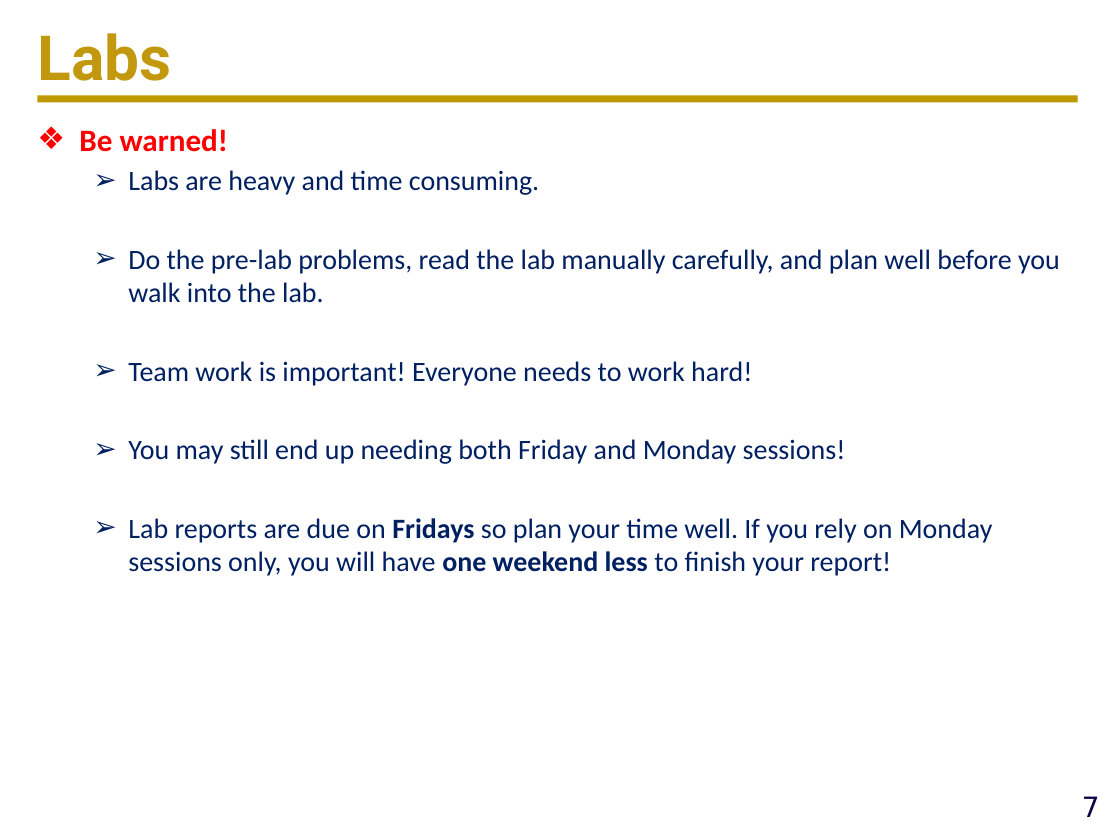
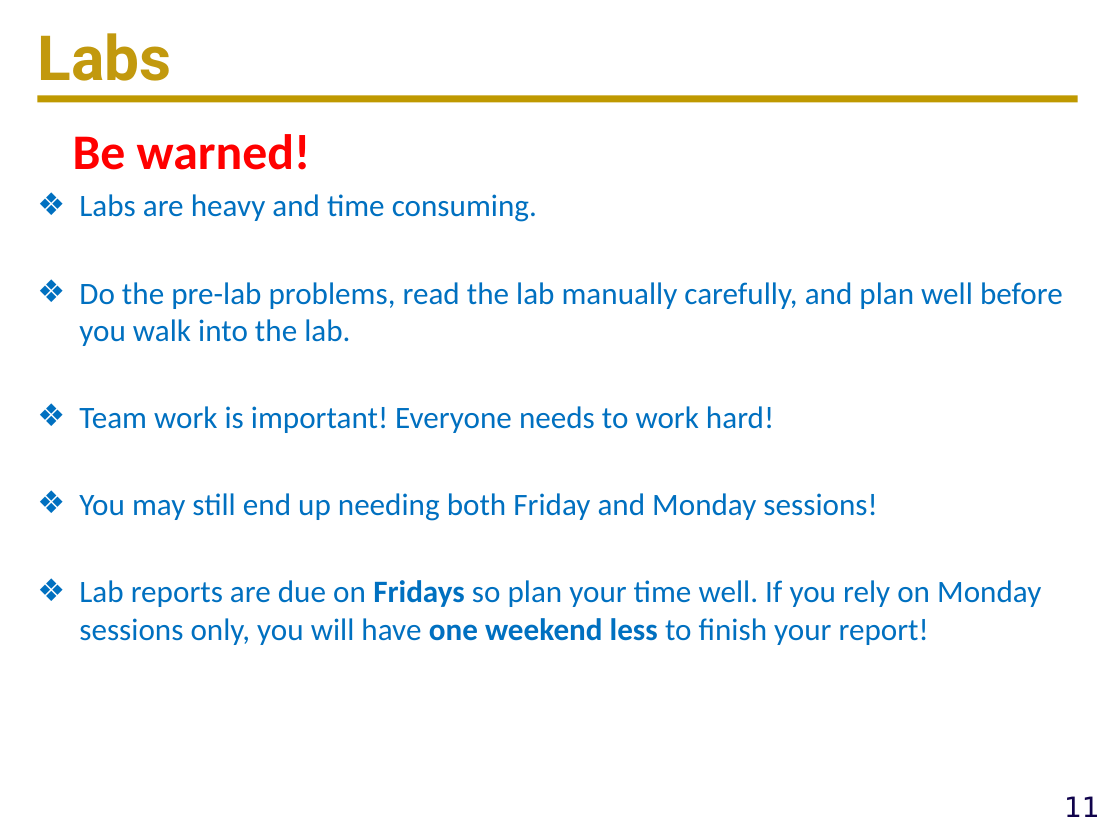
Before and after one commit to ucdart/UCD-EEC134, a slide deck: slide 11 of lectures/lec0/Lec0-CourseMechanisms.pptx (slide 7 before the commit). Drawn at 1120x840 pixels with LibreOffice and Linux fonts; fonts in the diff are those of the drawing; background and template pictures are left out. Boxes give left, top, right and bottom in pixels: in the first picture for what was removed or moved away, otherwise in the second. Text is boxed around its words. In the diff, an @@ line names an element or a change of style, - is before the commit and + after.

```diff
--- a/lectures/lec0/Lec0-CourseMechanisms.pptx
+++ b/lectures/lec0/Lec0-CourseMechanisms.pptx
@@ text "Be warned!" at [73,134,1063,645]: size 20 to 32 pt in "Be warned!"; size 18 to 20 pt, text colour #002062 to #0070C0; bullet ❖ to none; more space between paragraphs; bullet ➢ to ❖; list level 2 to 1 in "Labs are heavy and time ..."; list level 2 to 1 in "Do the pre-lab problems, read ..."; list level 2 to 1 in "Team work is important! Everyone ..."; list level 2 to 1 in "You may still end up ..."; list level 2 to 1 in "Lab reports are due on ..." @@
@@ page number at [1064,796,1100,817]: text changed @@
-7
+11
```
Also in this commit, not shown: 7 other slides changed, 5 slides added, 4 other files.
